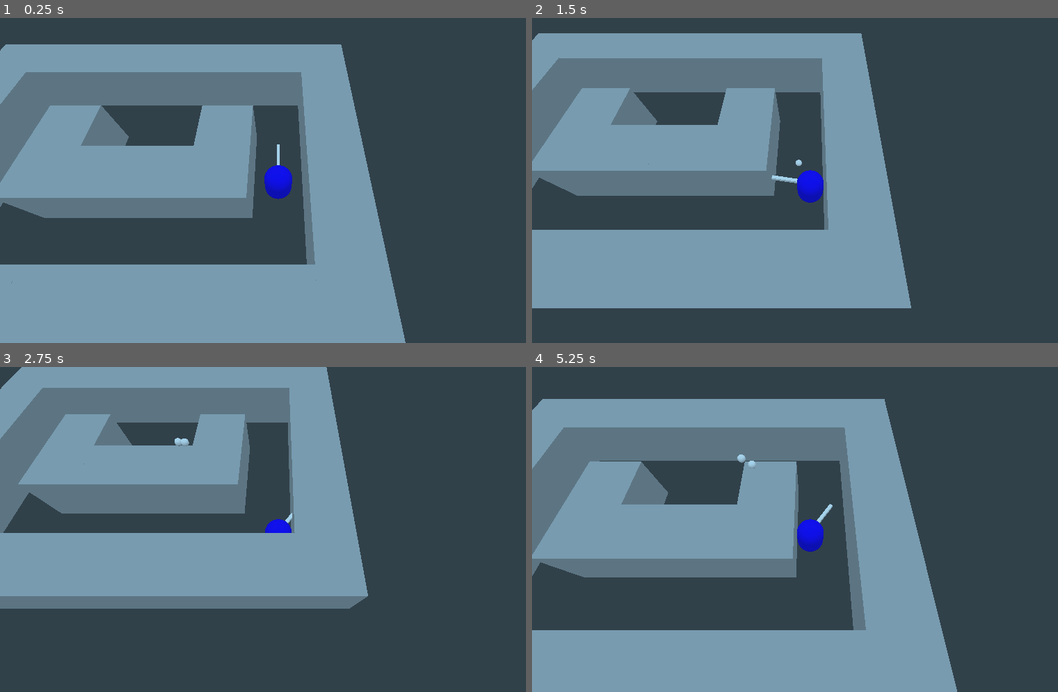
Above: before the commit, frames 1-4 (two rows, left to right).
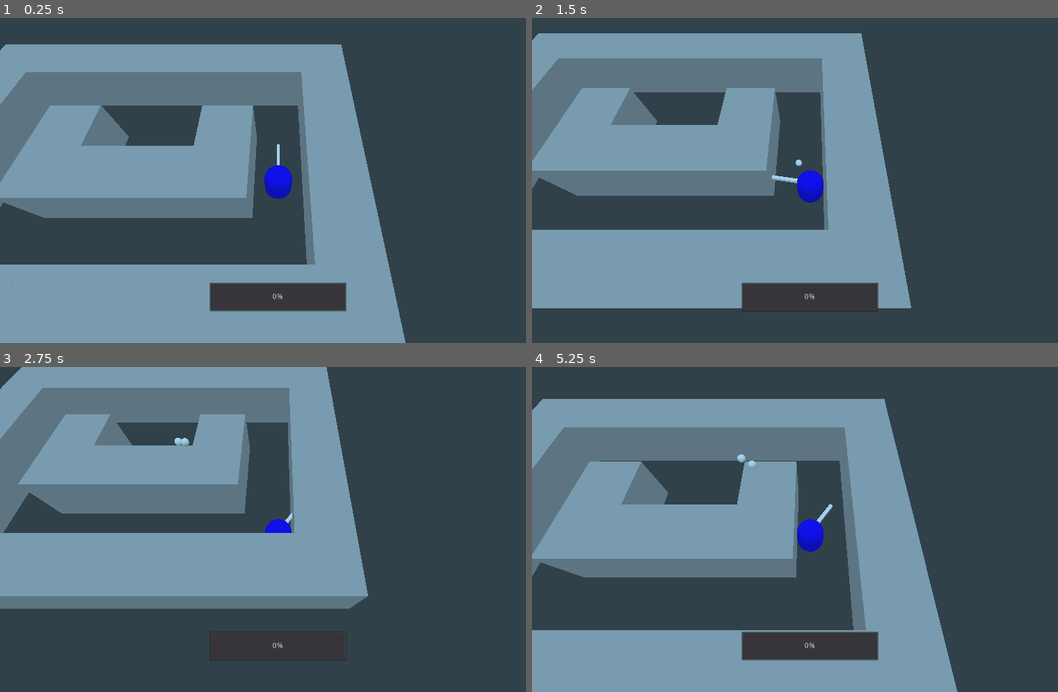
Above: after the commit, the same moments.

Repository: Altoc/crazy-christmas
Game: Godot game, scene res://scenes/Main.tscn
The game is run twice, just before and just after one commit, with the same random seed, the same clock (stepped at 60 frames per second) and the same inputs.
Inputs (mouse positions are in pixels of both pictures, inside the frame that each line leads up to):
- Up to frame 1 (0.25 s): no input
- Up to frame 2 (1.5 s): move the mouse to (931, 164) at 0.52 s; press the mouse at (931, 164) at 0.53 s; hold D (PlayerRight) 0.53-1.28 s; tap Enter at 1.25 s; move the mouse to (700, 196) at 1.27 s; release the mouse at (700, 196) at 1.28 s; hold S (PlayerBackward) from 1.28 s (still down); click (700, 196) at 1.35 s
- Up to frame 3 (2.75 s): move the mouse to (331, 458) at 2.02 s; release S (PlayerBackward) at 2.03 s; press the mouse at (331, 458) at 2.03 s; hold D (PlayerRight) from 2.03 s (still down)
- Up to frame 4 (5.25 s): move the mouse to (784, 594) at 2.77 s; release D (PlayerRight) at 2.78 s; release the mouse at (784, 594) at 2.78 s; hold W (PlayerForward) 2.78-3.53 s; click (784, 594) at 2.85 s; move the mouse to (979, 578) at 3.52 s; press the mouse at (979, 578) at 3.53 s; hold A (PlayerLeft) 3.53-5.03 s; tap Space at 4.25 s; move the mouse to (642, 480) at 4.27 s; release the mouse at (642, 480) at 4.28 s; click (642, 480) at 4.35 s; move the mouse to (837, 529) at 5.02 s; press the mouse at (837, 529) at 5.03 s; hold S (PlayerBackward) from 5.03 s (still down)

The runs differ from the first frame. In frame 1, 2.3% of the frame differs, in the area x 39-66%, y 81-91%; in frame 2, 2.1%; in frame 3, 0.1%; in frame 4, 2.3%, in the area x 39-66%, y 26-91%.

Commit message:
prog bar for charge

Diff:
--- a/Crazy Christmas/project.godot
+++ b/Crazy Christmas/project.godot
@@ -13,6 +13,11 @@
 config/name="Crazy Christmas"
 run/main_scene="res://scenes/Main.tscn"
 config/icon="res://icon.png"
+
+[display]
+
+window/stretch/mode="viewport"
+window/stretch/aspect="keep"
 
 [input]
 
--- a/Crazy Christmas/scenes/Main.tscn
+++ b/Crazy Christmas/scenes/Main.tscn
@@ -1,10 +1,12 @@
-[gd_scene load_steps=9 format=2]
+[gd_scene load_steps=11 format=2]
 
 [ext_resource path="res://scenes/Wall.tscn" type="PackedScene" id=1]
 [ext_resource path="res://scenes/Player.tscn" type="PackedScene" id=2]
 [ext_resource path="res://scripts/Main.gd" type="Script" id=3]
 [ext_resource path="res://scripts/Globals.gd" type="Script" id=4]
 [ext_resource path="res://scripts/Camera.gd" type="Script" id=5]
+[ext_resource path="res://scenes/UI.tscn" type="PackedScene" id=6]
+[ext_resource path="res://scripts/SignalBus.gd" type="Script" id=7]
 
 [sub_resource type="CubeMesh" id=1]
 
@@ -22,6 +24,9 @@
 script = ExtResource( 4 )
 
 [node name="SignalBus" type="Node" parent="."]
+script = ExtResource( 7 )
+
+[node name="UI" parent="." instance=ExtResource( 6 )]
 
 [node name="Camera" type="Camera" parent="."]
 transform = Transform( 1, 0, 0, 0, 0.477251, 0.878767, 0, -0.878767, 0.477251, 0, 19.2903, 8.11315 )
--- /dev/null
+++ b/Crazy Christmas/scenes/UI.tscn
@@ -0,0 +1,64 @@
+[gd_scene load_steps=2 format=2]
+
+[ext_resource path="res://scripts/SnowballChargeProgressBar.gd" type="Script" id=1]
+
+[node name="UI" type="Control"]
+anchor_right = 1.0
+anchor_bottom = 1.0
+__meta__ = {
+"_edit_use_anchors_": false
+}
+
+[node name="VBoxContainer" type="VBoxContainer" parent="."]
+margin_left = 211.5
+margin_right = 811.5
+margin_bottom = 600.0
+size_flags_horizontal = 3
+size_flags_vertical = 3
+__meta__ = {
+"_edit_use_anchors_": false
+}
+
+[node name="MarginContainer" type="MarginContainer" parent="VBoxContainer"]
+margin_right = 600.0
+margin_bottom = 484.0
+size_flags_horizontal = 3
+size_flags_vertical = 3
+size_flags_stretch_ratio = 9.0
+
+[node name="HBoxContainer" type="HBoxContainer" parent="VBoxContainer"]
+margin_top = 488.0
+margin_right = 600.0
+margin_bottom = 542.0
+size_flags_horizontal = 3
+size_flags_vertical = 3
+
+[node name="MarginContainer2" type="MarginContainer" parent="VBoxContainer/HBoxContainer"]
+margin_right = 169.0
+margin_bottom = 54.0
+size_flags_horizontal = 3
+size_flags_vertical = 3
+
+[node name="ProgressBar" type="ProgressBar" parent="VBoxContainer/HBoxContainer"]
+margin_left = 173.0
+margin_right = 426.0
+margin_bottom = 54.0
+size_flags_horizontal = 3
+size_flags_vertical = 3
+size_flags_stretch_ratio = 1.5
+max_value = 1.0
+script = ExtResource( 1 )
+
+[node name="MarginContainer4" type="MarginContainer" parent="VBoxContainer/HBoxContainer"]
+margin_left = 430.0
+margin_right = 600.0
+margin_bottom = 54.0
+size_flags_horizontal = 3
+size_flags_vertical = 3
+
+[node name="MarginContainer3" type="MarginContainer" parent="VBoxContainer"]
+margin_top = 546.0
+margin_right = 600.0
+margin_bottom = 600.0
+size_flags_horizontal = 3
+size_flags_vertical = 3
--- a/Crazy Christmas/scripts/PlayerMovement.gd
+++ b/Crazy Christmas/scripts/PlayerMovement.gd
@@ -1,4 +1,10 @@
 extends KinematicBody
+
+###REFS
+onready var MAIN = get_node("/root/Main")
+onready var GLOBALS = get_node("/root/Main/Globals")
+onready var SIGNAL_BUS = get_node("/root/Main/SignalBus")
+onready var camera = get_node("../Camera")
 
 ###CONSTS
 const snowballScenePath = "res://scenes/Snowball.tscn"
@@ -9,11 +15,6 @@
 const movementSpeedIncreaseFactor = 30.0
 const snowballTime = 1
 const snowballChargeTime = 0.25
-
-###REFS
-onready var MAIN = get_node("/root/Main")
-onready var GLOBALS = get_node("/root/Main/Globals")
-onready var camera = get_node("../Camera")
 
 ###MEM VARS
 enum PLAYER_STATES {
@@ -86,7 +87,7 @@
 	snowballChargeFactor += delta * 10
 	if(snowballChargeFactor < 1.0):
 		snowballThrowStrength = snowballThrowStrengthMin + (snowballThrowStrengthMax - snowballThrowStrengthMin) * snowballChargeFactor
-	print("Snowball Strength: ", snowballThrowStrength)
+	SIGNAL_BUS.emit_signal("playerChargingSnowball", snowballChargeFactor)
 
 func throwSnowball():
 	var snowball = load(snowballScenePath).instance()
@@ -101,6 +102,7 @@
 	snowballReady = false
 	snowballThrowStrength = snowballThrowStrengthMin
 	snowballChargeFactor = 0
+	SIGNAL_BUS.emit_signal("playerChargingSnowball", snowballChargeFactor)
 
 func handleInput(argInput):
 	inputReceived = false
--- /dev/null
+++ b/Crazy Christmas/scripts/SignalBus.gd
@@ -0,0 +1,13 @@
+extends Node
+
+##SIGNALS
+signal playerChargingSnowball
+
+# Called when the node enters the scene tree for the first time.
+func _ready():
+	pass # Replace with function body.
+
+
+# Called every frame. 'delta' is the elapsed time since the previous frame.
+#func _process(delta):
+#	pass
--- /dev/null
+++ b/Crazy Christmas/scripts/SnowballChargeProgressBar.gd
@@ -0,0 +1,10 @@
+extends ProgressBar
+
+onready var SIGNAL_BUS = get_node("/root/Main/SignalBus")
+
+# Called when the node enters the scene tree for the first time.
+func _ready():
+	SIGNAL_BUS.connect("playerChargingSnowball", self, "onPlayerCharging")
+
+func onPlayerCharging(snowballChargeFactor):
+	value = snowballChargeFactor
